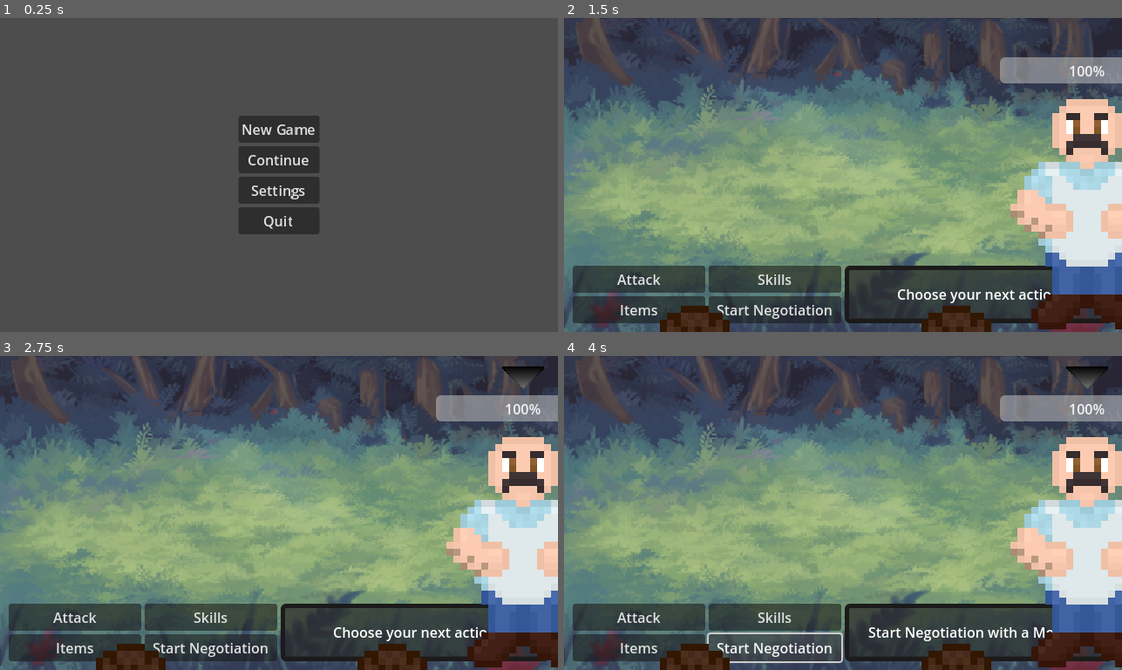
Above: before the commit, frames 1-4 (two rows, left to right).
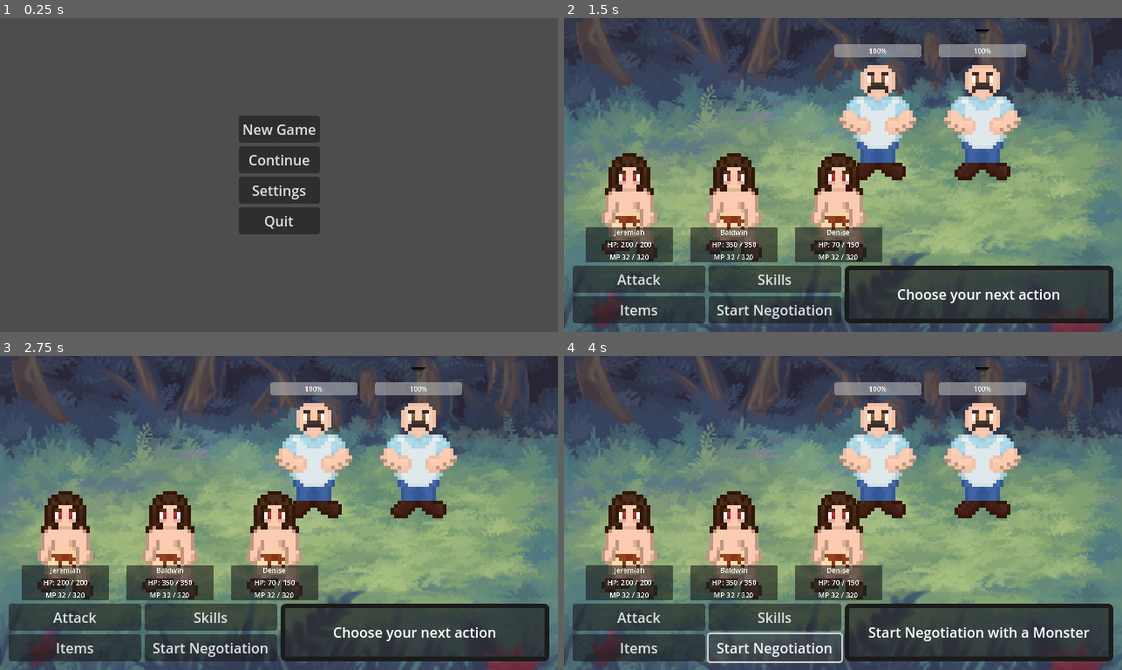
Above: after the commit, the same moments.

Repository: Willi-bot/GameProject
Game: Godot game, scene res://scenes/main_menu/main_menu.tscn
Two runs of this game, one before a commit and one after it. Both use one fixed random seed, a clock stepped at 60 frames per second and the inputs below.
Inputs (mouse positions are in pixels of both pictures, inside the frame that each line leads up to):
- Up to frame 1 (0.25 s): no input
- Up to frame 2 (1.5 s): click "New Game" at 0.5 s; click (954, 55) at 1.27 s
- Up to frame 3 (2.75 s): click (524, 550) at 2.02 s
- Up to frame 4 (4 s): click (982, 459) at 2.77 s; click "Start Negotiation" at 3.5 s

The runs differ from the first frame. In frame 1, 0.5% of the frame differs, in the area x 43-57%, y 33-68%; in frame 2, 32%; in frame 3, 32%, in the area x 3-100%, y 3-100%; in frame 4, 32%.

Commit message:
Change how entities are scaled in the battle scene

Diff:
--- a/gameproject/project.godot
+++ b/gameproject/project.godot
@@ -66,3 +66,4 @@
 textures/canvas_textures/default_texture_filter=0
 renderer/rendering_method="gl_compatibility"
 renderer/rendering_method.mobile="gl_compatibility"
+2d/snap/snap_2d_transforms_to_pixel=true
--- a/gameproject/scenes/battle/battle_manager.gd
+++ b/gameproject/scenes/battle/battle_manager.gd
@@ -23,21 +23,22 @@
 
 # Called when the node enters the scene tree for the first time.
 func _ready() -> void:
+
 	# load player character and enemies
 	# load enemy data from globals or sth
 	var enemy_data = get_enemy_data()
-	var char_pos = Vector2(900, 225)
+	var char_pos = Vector2(480, 120)
 	for enemy_character in enemy_data:
 		var character = add_char_to_battle(enemy_character, BaseEntity.EntityType.ENEMY, char_pos)
-		char_pos.x -= 300
+		char_pos.x -= 120
 		enemy_battlers.append(character)
 
 	# load player data from globals or sth
 	var player_data = get_player_data()
-	char_pos = Vector2(150, 450)
+	char_pos = Vector2(75, 215)
 	for player_character in player_data:
 		var character = add_char_to_battle(player_character, BaseEntity.EntityType.PLAYER, char_pos)
-		char_pos.x += 300
+		char_pos.x += 120
 		player_battlers.append(character)
 
 	all_battlers.append_array(player_battlers)
@@ -61,9 +62,11 @@
 
 	# position target cursor
 	var target_position = enemy_battlers[selected_target].position
+	var icon_scale = enemy_battlers[selected_target].scale
+	target_icon.scale = icon_scale
 	target_icon.position = target_position
-	target_icon.position.y -= enemy_battlers[selected_target].get_node("Sprite").texture_normal.get_height() / 1.15
-	target_icon.position.x -= target_icon.size.x
+	var y_offset = enemy_battlers[selected_target].get_node("CharacterSprite").texture_normal.get_height() / 2
+	target_icon.position.y -= (2 * y_offset / 1.3) * icon_scale.y
 
 
 	current_turn = all_battlers[current_turn_idx]
@@ -115,9 +118,11 @@
 	instance.entity.damage = character["damage"]
 	instance.entity.agility = character["agility"]
 
-	# TODO
-	# var sprite = instance.get_node("CharacterSprite")
-	# sprite.texture.path = player_character["Sprite"]
+	var sprite = instance.get_node("CharacterSprite")
+	if type == BaseEntity.EntityType.PLAYER:
+		sprite.texture = load(character["sprite"])
+	else:
+		sprite.texture_normal = load(character["sprite"])
 
 	instance.position = pos
 
@@ -151,9 +156,11 @@
 
 	# position target cursor
 	var target_position = enemy_battlers[selected_target].position
+	var icon_scale = enemy_battlers[selected_target].scale
+	target_icon.scale = icon_scale
 	target_icon.position = target_position
-	target_icon.position.y -= enemy_battlers[selected_target].get_node("Sprite").texture_normal.get_height() / 1.15
-	target_icon.position.x -= target_icon.size.x
+	var y_offset = enemy_battlers[selected_target].get_node("CharacterSprite").texture_normal.get_height() / 2
+	target_icon.position.y -= (2 * y_offset / 1.3) * icon_scale.y
 
 
 func _choose_neg_target() -> void:
--- a/gameproject/scenes/entities/enemy_entity.gd
+++ b/gameproject/scenes/entities/enemy_entity.gd
@@ -1,9 +1,10 @@
 extends Node2D
 
-@export var entity : BaseEntity
+@export var entity: BaseEntity
+@export var scale_factor: float
 
 @onready var health_bar: ProgressBar = $HealthBar
-@onready var sprite: TextureButton = $Sprite
+@onready var sprite: TextureButton = $CharacterSprite
 
 @export var list_id: int
 
@@ -32,11 +33,5 @@
 	health_bar.value = entity.current_hp
 
 
-func _on_sprite_pressed() -> void:
-	print(entity.name)
-	print(entity.max_hp)
-	print(entity.current_hp)
-	print(entity.damage)
-	print(entity.agility)
-	print(entity.type)
+func _on_character_sprite_pressed() -> void:
 	target_enemy.emit(list_id)
--- a/gameproject/scenes/entities/enemy_entity.tscn
+++ b/gameproject/scenes/entities/enemy_entity.tscn
@@ -1,7 +1,6 @@
 [gd_scene load_steps=5 format=3 uid="uid://b2v7h066l6yr7"]
 
 [ext_resource type="Script" path="res://scenes/entities/enemy_entity.gd" id="1_nhv1i"]
-[ext_resource type="Texture2D" uid="uid://87tml07ye78n" path="res://imgs/enemy.png" id="2_5bq6k"]
 [ext_resource type="Script" path="res://scenes/entities/base_entity.gd" id="2_7b6xd"]
 
 [sub_resource type="Resource" id="Resource_efdqj"]
@@ -13,11 +12,14 @@
 damage = 0
 agility = 0
 
+[sub_resource type="ImageTexture" id="ImageTexture_xr0jc"]
+
 [node name="EnemyEntity" type="Node2D" groups=["EnemyEntity"]]
+scale = Vector2(0.5, 0.5)
 script = ExtResource("1_nhv1i")
 entity = SubResource("Resource_efdqj")
 
-[node name="Sprite" type="TextureButton" parent="."]
+[node name="CharacterSprite" type="TextureButton" parent="."]
 anchors_preset = 8
 anchor_left = 0.5
 anchor_top = 0.5
@@ -29,7 +31,7 @@
 offset_bottom = 132.0
 grow_horizontal = 2
 grow_vertical = 2
-texture_normal = ExtResource("2_5bq6k")
+texture_normal = SubResource("ImageTexture_xr0jc")
 
 [node name="HealthBar" type="ProgressBar" parent="."]
 custom_minimum_size = Vector2(200, 0)
@@ -38,4 +40,4 @@
 offset_right = 100.0
 offset_bottom = -150.0
 
-[connection signal="pressed" from="Sprite" to="." method="_on_sprite_pressed"]
+[connection signal="pressed" from="CharacterSprite" to="." method="_on_character_sprite_pressed"]
--- a/gameproject/scenes/entities/player_entity.gd
+++ b/gameproject/scenes/entities/player_entity.gd
@@ -1,10 +1,12 @@
 extends Node2D
 
-@export var entity : BaseEntity
+@export var entity: BaseEntity
+@export var scale_factor: float
 
 @onready var current_health: Label = $PanelContainer/PlayerInfo/Health/CurrentHP
 @onready var max_health: Label = $PanelContainer/PlayerInfo/Health/MaxHP
 @onready var entity_name: Label = $PanelContainer/PlayerInfo/Name
+@onready var sprite: Sprite2D = $CharacterSprite
 
 
 # Called when the node enters the scene tree for the first time.
--- a/gameproject/scenes/entities/player_entity.tscn
+++ b/gameproject/scenes/entities/player_entity.tscn
@@ -1,7 +1,6 @@
 [gd_scene load_steps=5 format=3 uid="uid://bxpubv3qnx3eu"]
 
 [ext_resource type="Script" path="res://scenes/entities/player_entity.gd" id="1_xpavd"]
-[ext_resource type="Texture2D" uid="uid://12477ptjebh6" path="res://imgs/player.png" id="2_83rcq"]
 [ext_resource type="Script" path="res://scenes/entities/base_entity.gd" id="2_lmvf7"]
 
 [sub_resource type="Resource" id="Resource_4c661"]
@@ -13,12 +12,15 @@
 damage = 0
 agility = 0
 
+[sub_resource type="ImageTexture" id="ImageTexture_grogb"]
+
 [node name="PlayerEntity" type="Node2D" groups=["PlayerEntity"]]
+scale = Vector2(0.5, 0.5)
 script = ExtResource("1_xpavd")
 entity = SubResource("Resource_4c661")
 
 [node name="CharacterSprite" type="Sprite2D" parent="."]
-texture = ExtResource("2_83rcq")
+texture = SubResource("ImageTexture_grogb")
 
 [node name="PanelContainer" type="PanelContainer" parent="."]
 offset_left = -100.0
